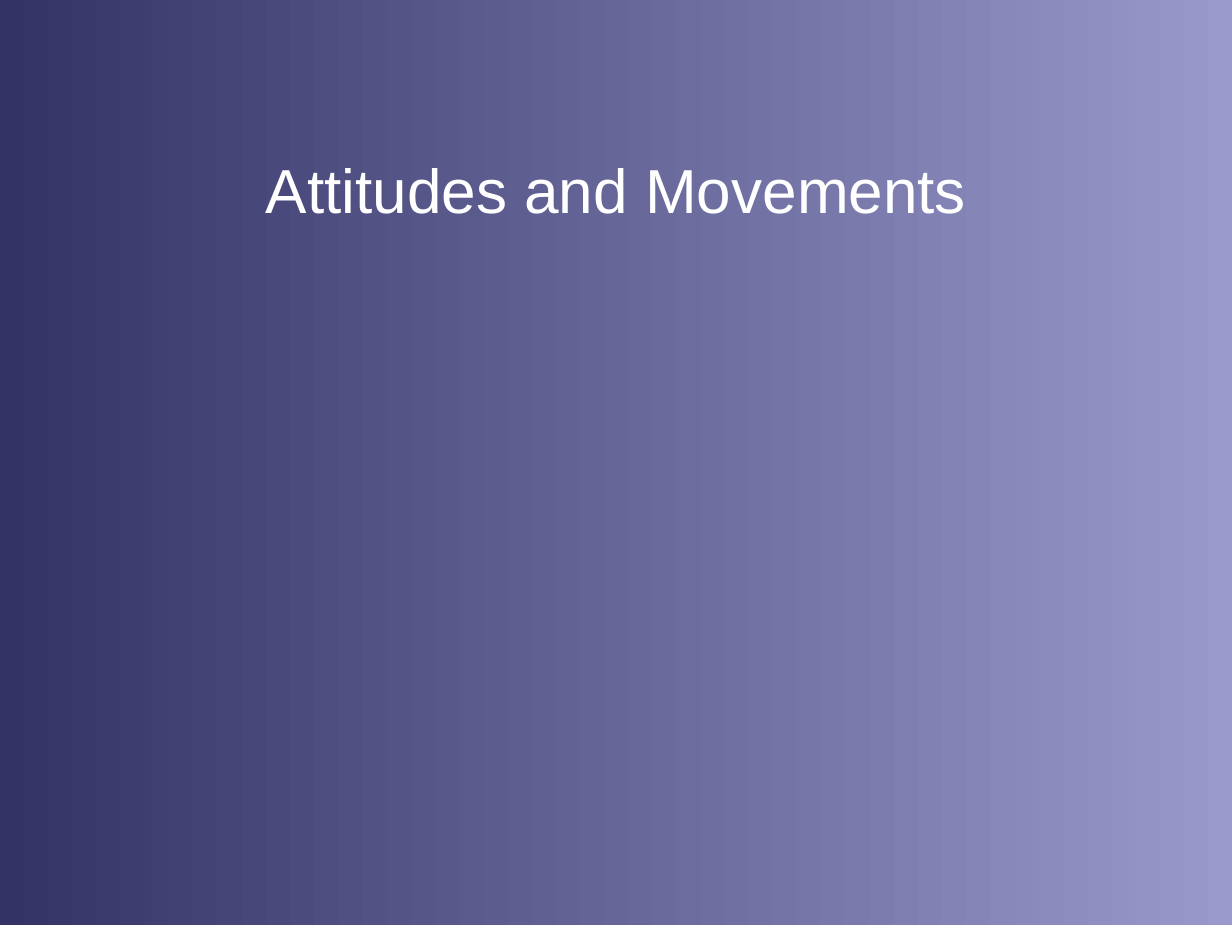
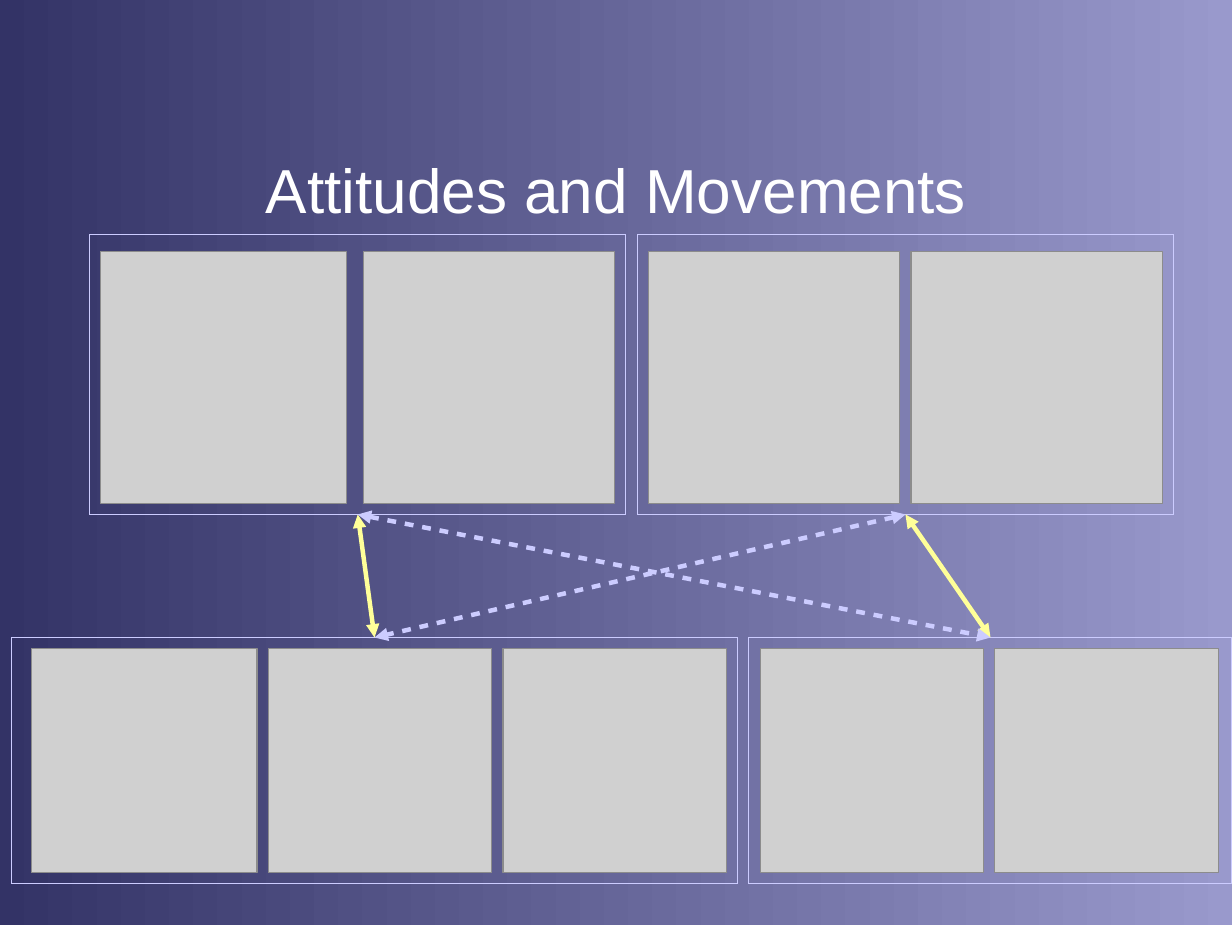
Before and after one commit to stephanheinemann/flight, a slide deck: slide 8 of FI/Instruments/Instruments.odp (slide 7 before the commit). Drawn at 1232x925 pixels with LibreOffice and Linux fonts; fonts in the diff are those of the drawing; grey boxes stand for pictures; background and template pictures are left out. Boxes give left, top, right and bottom in pixels: in the first picture for what was removed or moved away, otherwise in the second. Text is boxed around its words. In the diff, an @@ line names an element or a change of style, - is before the commit and + after.

```diff
--- a/FI/Instruments/Instruments.odp
+++ b/FI/Instruments/Instruments.odp
@@ rectangle added at (89,235,626,514), outline #CCCCFF 0 pt @@
@@ rectangle added at (637,235,1174,514), outline #CCCCFF 0 pt @@
@@ picture added at (101,252,347,503) @@
@@ picture added at (363,252,615,503) @@
@@ picture added at (648,252,900,503) @@
@@ picture added at (911,252,1163,503) @@
@@ double arrow added from (358, 514) to (375, 637), #FFFF99 2.89 pt @@
@@ double arrow added from (358, 514) to (991, 637), #CCCCFF 2.89 pt @@
@@ double arrow added from (906, 514) to (375, 637), #CCCCFF 2.89 pt @@
@@ double arrow added from (906, 514) to (991, 637), #FFFF99 2.89 pt @@
@@ rectangle added at (11,637,738,883), outline #CCCCFF 0 pt @@
@@ picture added at (31,648,257,872) @@
@@ picture added at (268,648,492,872) @@
@@ picture added at (503,648,727,872) @@
@@ rectangle added at (749,637,1232,883), outline #CCCCFF 0 pt @@
@@ picture added at (760,648,984,872) @@
@@ picture added at (995,648,1219,872) @@
```
Also in this commit, not shown: 2 other slides changed, 2 slides added, 1 slide removed, 11 other files.
